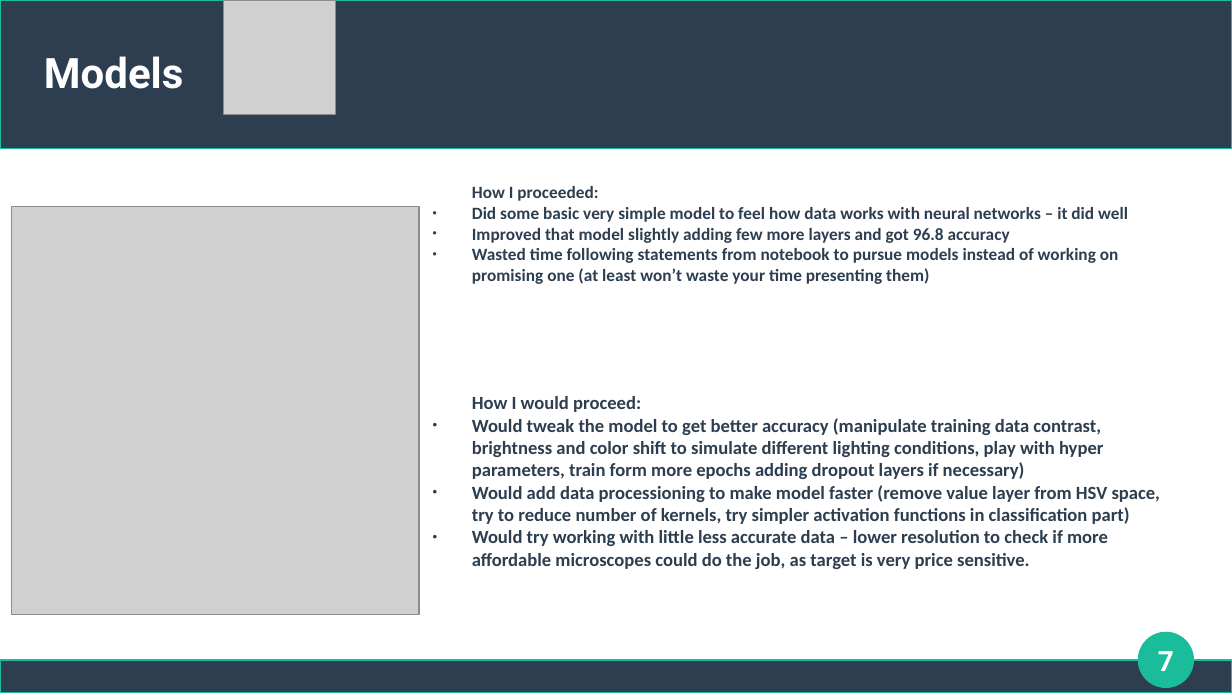
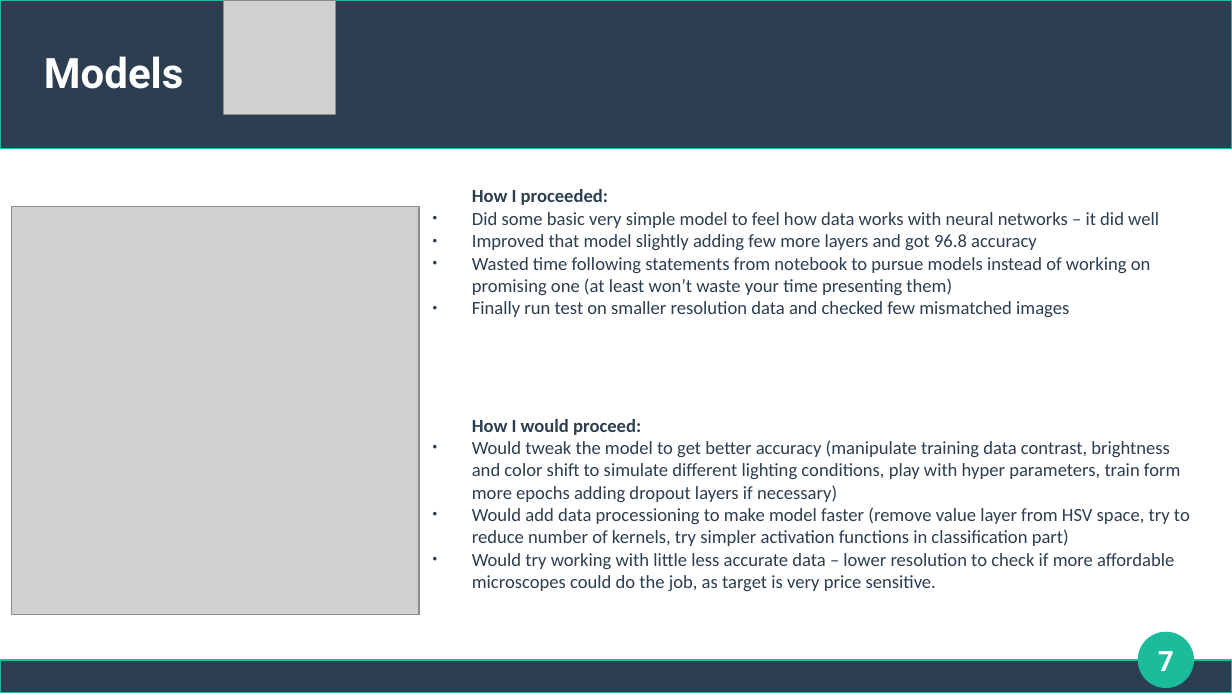
Before and after one commit to adaslesniak/ai-school_project3, a slide deck: slide 7 of Malaria Detection using Computer Vision.odp. Drawn at 1232x693 pixels with LibreOffice and Linux fonts; fonts in the diff are those of the drawing; grey boxes stand for pictures. Boxes give left, top, right and bottom in pixels: in the first picture for what was removed or moved away, otherwise in the second. Text is boxed around its words. In the diff, an @@ line names an element or a change of style, - is before the commit and + after.

```diff
--- a/Malaria Detection using Computer Vision.odp
+++ b/Malaria Detection using Computer Vision.odp
@@ text "How I proceeded:" at (472,189,1159,317): vertical alignment top to middle @@
@@ text at (472,189,1159,295): size 11.1 to 12 pt in "How I proceeded:", "Did some basic very simple model to ...", "Improved that model slightly adding few more ...", "Wasted time following statements from notebook to ..."; bold off in "Did some basic very simple model to ...", "Improved that model slightly adding few more ...", "Wasted time following statements from notebook to ..." @@
@@ text at (472,301,1069,317): paragraph added @@
+● Finally run test on smaller resolution data and checked few mismatched images
@@ text "How I would proceed:": place and size @@
-text "How I would proceed:" at (472,396,1160,569)
+text "How I would proceed:" at (472,419,1190,591)
@@ text "How I would proceed:" at (472,419,1190,591): vertical alignment top to middle @@
@@ text at (472,440,1190,591): bold off @@
```
Also in this commit, not shown: 10 other slides changed, 2 other files.
